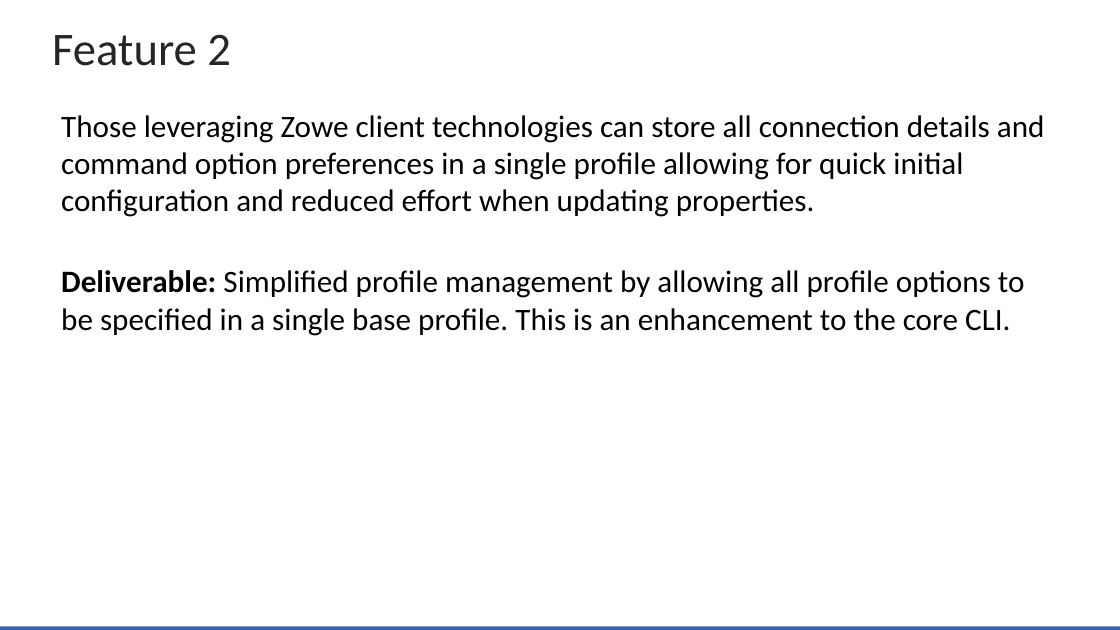
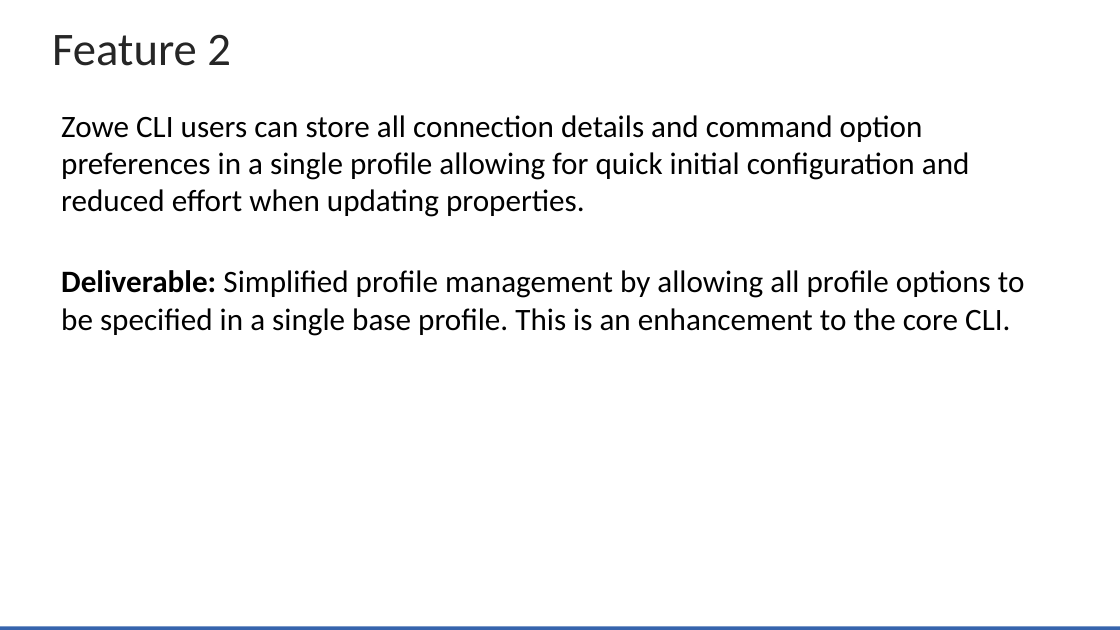
Before and after one commit to zowe/community, a slide deck: slide 15 of Project Management/20PI3 Planning/Zowe Community Squad Focus for 20PI3.pptx. Drawn at 1120x630 pixels with LibreOffice and Linux fonts; fonts in the diff are those of the drawing; background and template pictures are left out. Boxes give left, top, right and bottom in pixels: in the first picture for what was removed or moved away, otherwise in the second. Text is boxed around its words. In the diff, an @@ line names an element or a change of style, - is before the commit and + after.

```diff
--- a/Project Management/20PI3 Planning/Zowe Community Squad Focus for 20PI3.pptx
+++ b/Project Management/20PI3 Planning/Zowe Community Squad Focus for 20PI3.pptx
@@ text at (x1=61, y1=115, x2=970, y2=217): text changed @@
-Those leveraging Zowe client technologies can store all connection details and command option preferences in a single profile allowing for quick initial configuration and reduced effort when updating properties.
+Zowe CLI users can store all connection details and command option preferences in a single profile allowing for quick initial configuration and reduced effort when updating properties.
```
Also in this commit, not shown: 1 other slide changed, 2 slides added, 1 slide removed.
